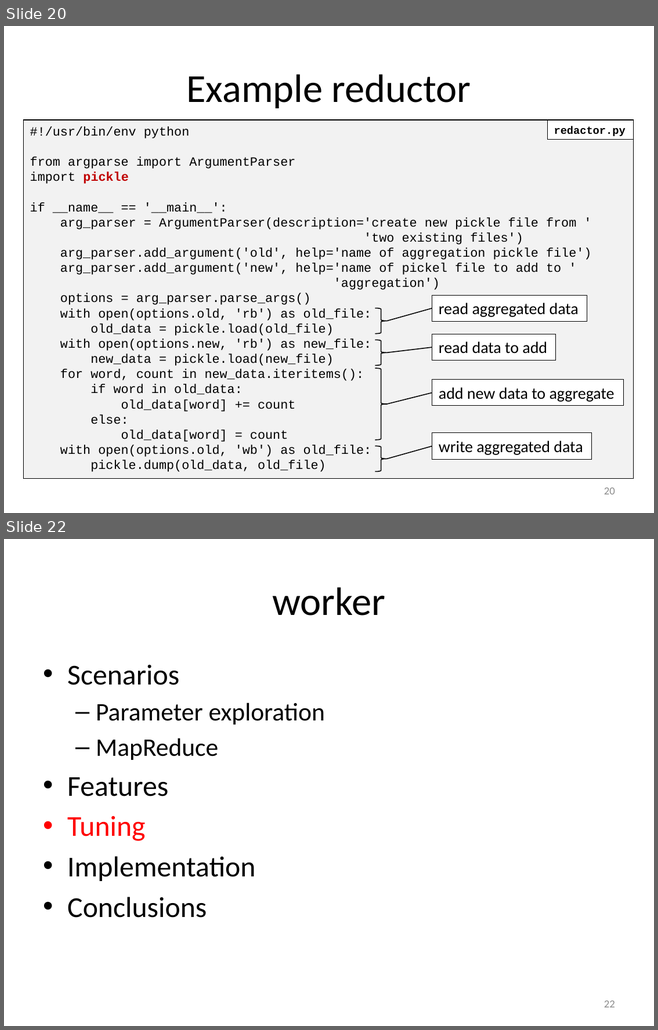
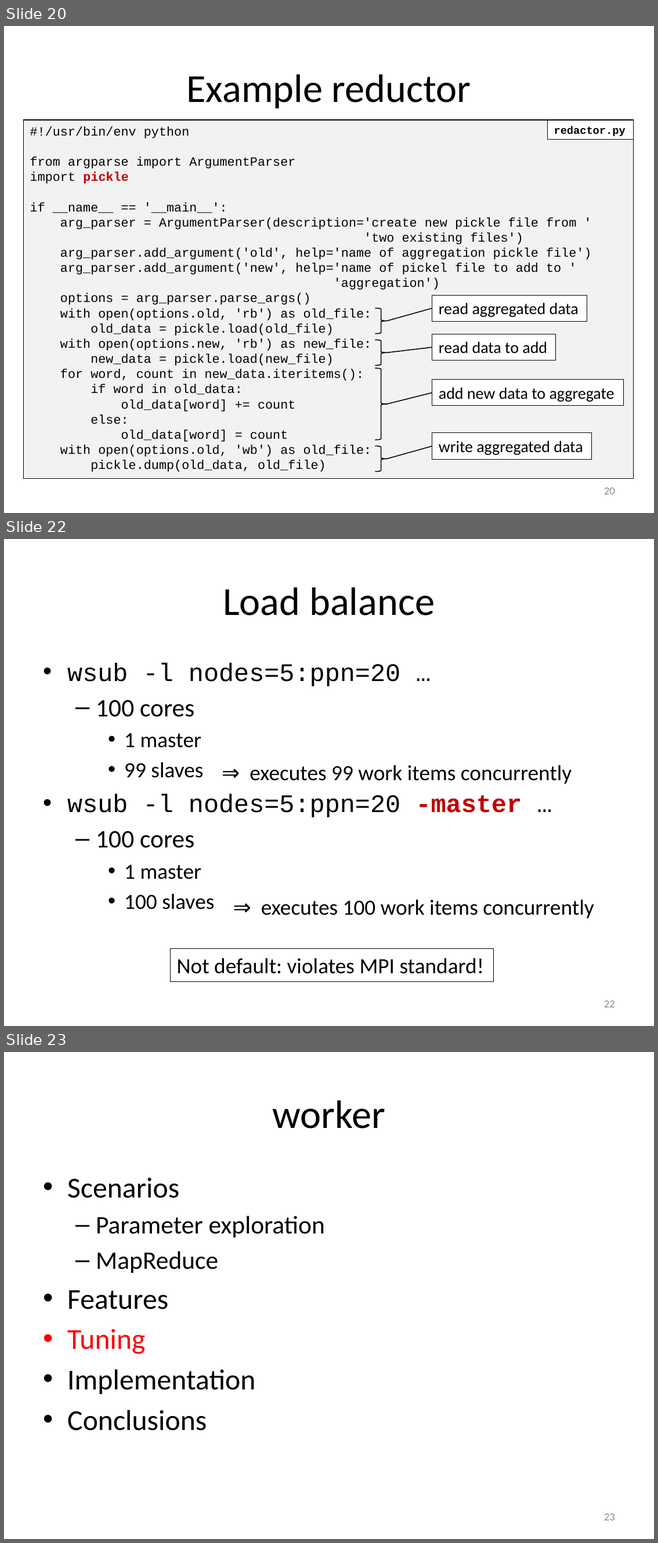
Before and after one commit to gjbex/worker, a slide deck: doc/worker.pptx. Shown one above the other, each under a label of ours: slides 20 and 22 before the commit, slides 20, 22 and 23 after it; the slides between them are not shown. The pictures are 658x1030 and 658x1543 pixels, drawn with LibreOffice and Linux fonts; fonts in the diff are those of the drawing. Boxes give left, top, right and bottom in pixels: in the first picture for what was removed or moved away, otherwise in the second. Text is boxed around its words. In the diff, an @@ line names an element or a change of style, - is before the commit and + after.

Commit message:
Aed slide on master switch

```diff
--- a/doc/worker.pptx
+++ b/doc/worker.pptx
@@ slide 22 added at box(4, 539, 654, 1026), background #FFFFFF @@
@@ title added at box(223, 587, 434, 616), 44 pt, text #000000 @@
+Load balance
@@ text added at box(67, 663, 522, 910), 28 pt, text #000000 @@
+• wsub -l nodes=5:ppn=20 …
+  – 100 cores
+    • 1 master
+    • 99 slaves
+• wsub -l nodes=5:ppn=20 -master …
+  – 100 cores
+    • 1 master
+    • 100 slaves
@@ text added at box(249, 765, 571, 784), 24 pt, text #000000 @@
+⇒ executes 99 work items concurrently
@@ text added at box(261, 900, 593, 918), 24 pt, text #000000 @@
+⇒ executes 100 work items concurrently
@@ rectangle added at box(170, 949, 493, 982), outline #000000 0.75 pt, 24 pt, text #000000 @@
+Not default: violates MPI standard!
@@ page number added at box(604, 1001, 615, 1008), 12 pt, text #8C8C8C @@
+22
@@ what was slide 22 is now slide 23 @@
@@ page number at box(604, 1514, 615, 1521): text changed @@
-22
+23
```
Also in this commit, not shown: 5 slides changed.
